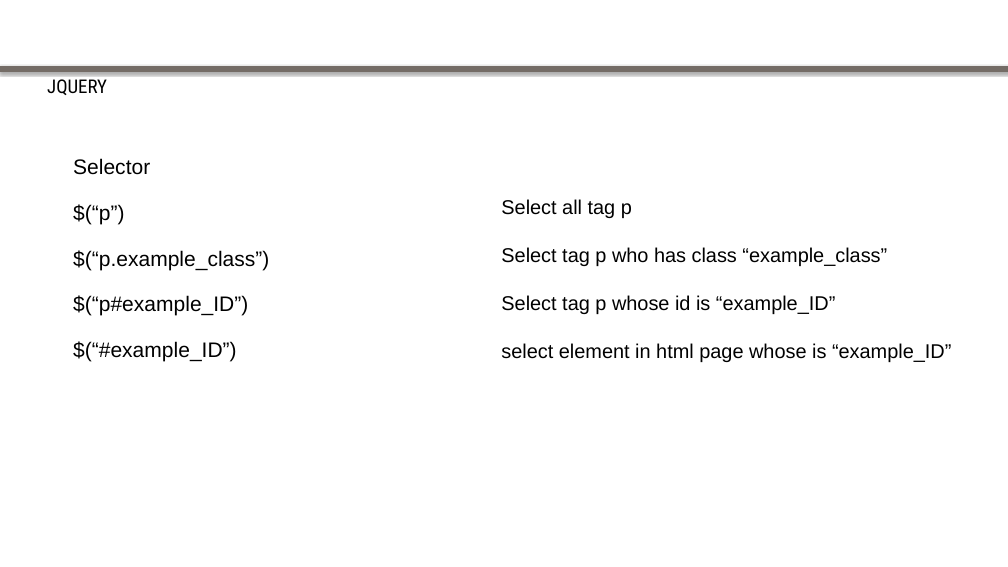
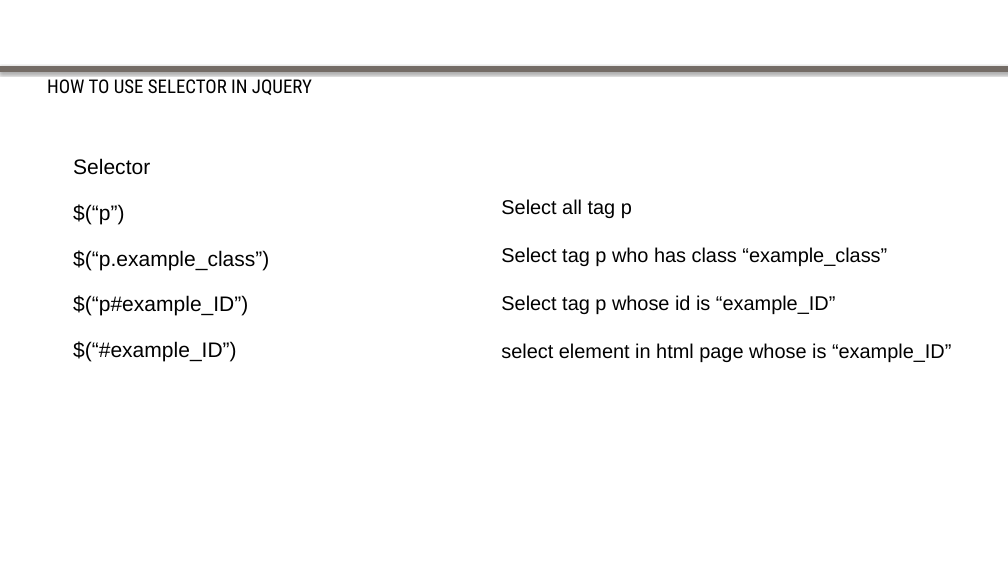
Before and after one commit to goldironhack/2017-Purdue-IronHack-Tutorials, a slide deck: slide 8 of session2/Javascript & jQuery.pptx. Drawn at 1008x567 pixels with LibreOffice and Linux fonts; fonts in the diff are those of the drawing; background and template pictures are left out. Boxes give left, top, right and bottom in pixels: in the first picture for what was removed or moved away, otherwise in the second. Text is boxed around its words. In the diff, an @@ line names an element or a change of style, - is before the commit and + after.

```diff
--- a/session2/Javascript & jQuery.pptx
+++ b/session2/Javascript & jQuery.pptx
@@ text at bbox=[47, 79, 312, 95]: text changed @@
-JQUERY
+HOW TO USE SELECTOR IN JQUERY
```
Also in this commit, not shown: 8 other slides changed.
